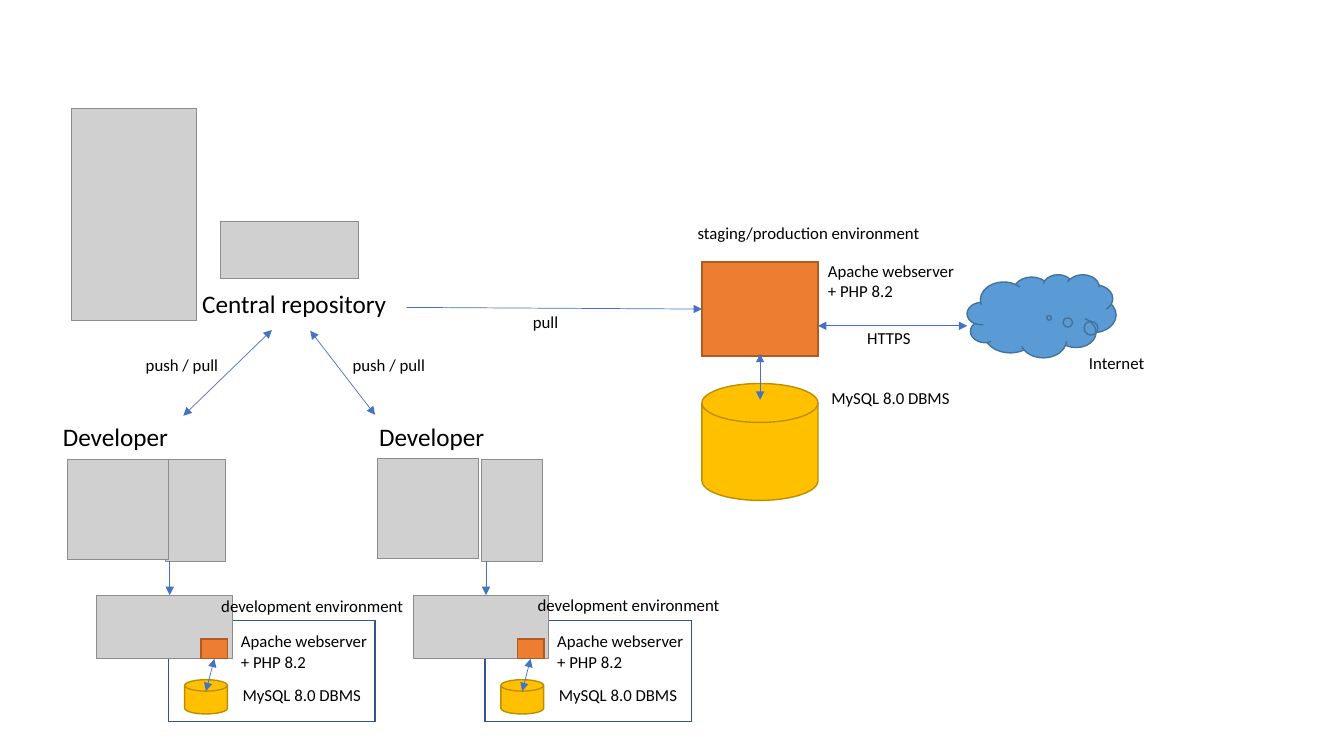
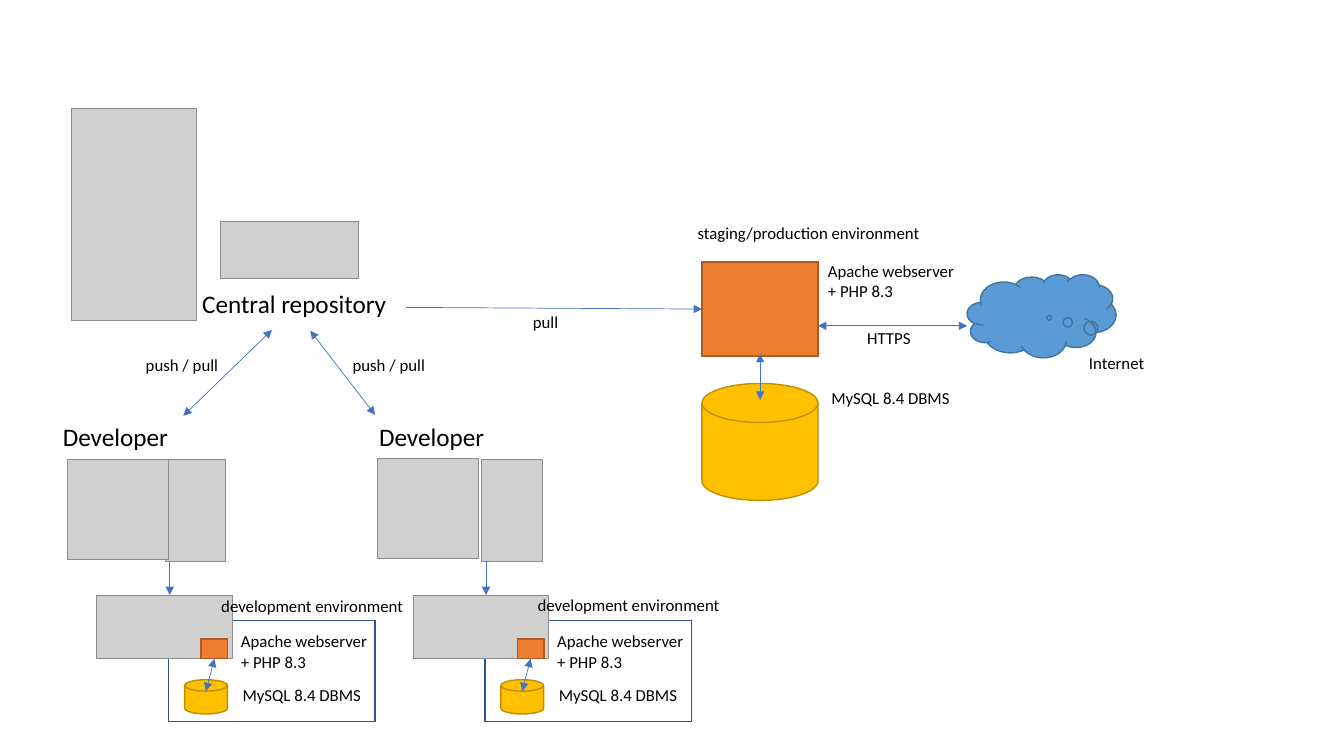
Before and after one commit to mjoris/workshops-back-end-development, a slide deck: slide 1 of app/public/assets/02/docker-dev-and-prod.pptx. Drawn at 1344x756 pixels with LibreOffice and Linux fonts; fonts in the diff are those of the drawing; grey boxes stand for pictures. Boxes give left, top, right and bottom in pixels: in the first picture for what was removed or moved away, otherwise in the second. Text is boxed around its words. In the diff, an @@ line names an element or a change of style, - is before the commit and + after.

Commit message:
updating some version numbers and detail and slide series 02.docker

```diff
--- a/app/public/assets/02/docker-dev-and-prod.pptx
+++ b/app/public/assets/02/docker-dev-and-prod.pptx
@@ text at bbox=[828, 265, 953, 297]: text changed @@
-Apache webserver + PHP 8.2
+Apache webserver + PHP 8.3
@@ text at bbox=[831, 392, 949, 407]: text changed @@
-MySQL 8.0 DBMS
+MySQL 8.4 DBMS
@@ text at bbox=[241, 635, 366, 668]: text changed @@
-Apache webserver + PHP 8.2
+Apache webserver + PHP 8.3
@@ text at bbox=[557, 635, 683, 668]: text changed @@
-Apache webserver + PHP 8.2
+Apache webserver + PHP 8.3
@@ text at bbox=[243, 689, 360, 704]: text changed @@
-MySQL 8.0 DBMS
+MySQL 8.4 DBMS
@@ text at bbox=[559, 689, 677, 704]: text changed @@
-MySQL 8.0 DBMS
+MySQL 8.4 DBMS
```
Also in this commit, not shown: 3 other files.
